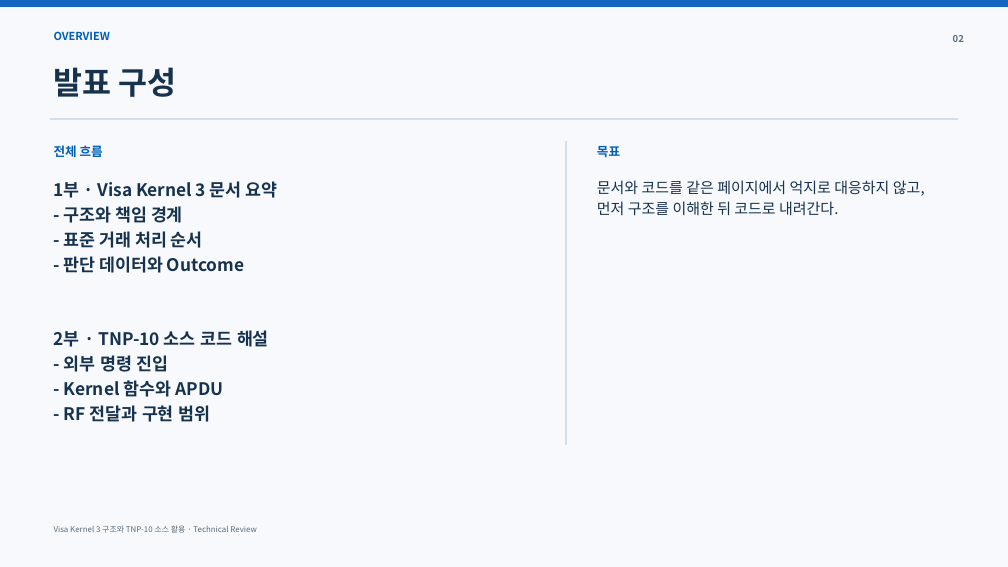
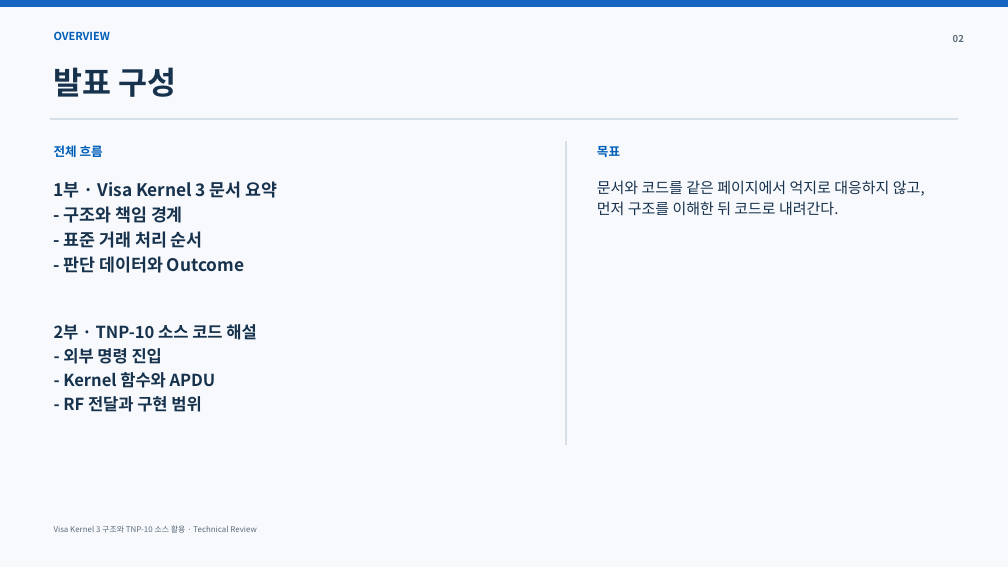
Before and after one commit to tjdguswls01/SeongHyeonJin_em, a slide deck: slide 2 of kernel/01_VISA/visa.pptx. Drawn at 1008x567 pixels with LibreOffice and Linux fonts; fonts in the diff are those of the drawing. Boxes give left, top, right and bottom in pixels: in the first picture for what was removed or moved away, otherwise in the second. Text is boxed around its words. In the diff, an @@ line names an element or a change of style, - is before the commit and + after.

```diff
--- a/kernel/01_VISA/visa.pptx
+++ b/kernel/01_VISA/visa.pptx
@@ text added at (54, 324, 256, 412), 15.8 pt, text #17324D, bold @@
+2부 · TNP-10 소스 코드 해설
+- 외부 명령 진입
+- Kernel 함수와 APDU
+- RF 전달과 구현 범위
@@ text at (54, 330, 269, 422): paragraphs removed @@
-2부 · TNP-10 소스 코드 해설
-- 외부 명령 진입
-- Kernel 함수와 APDU
-- RF 전달과 구현 범위
```
Also in this commit, not shown: 3 other slides changed, 9 other files.
